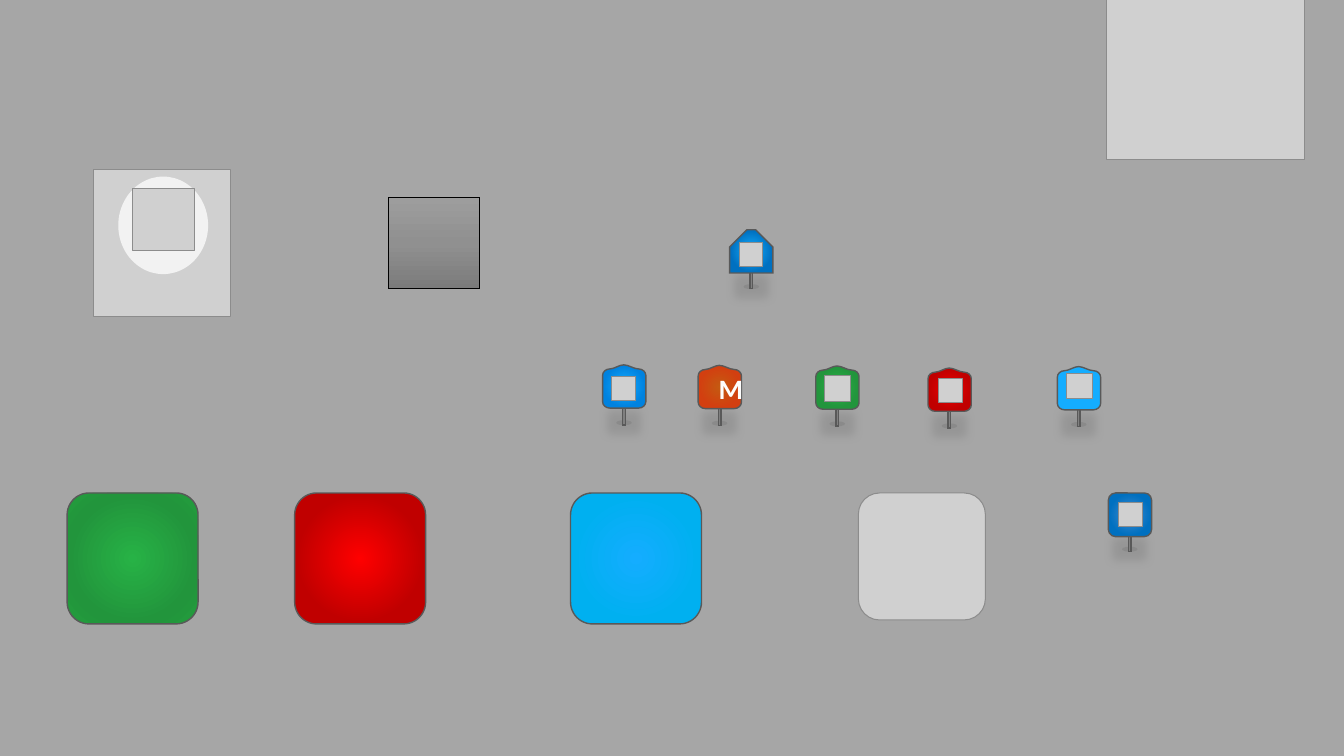
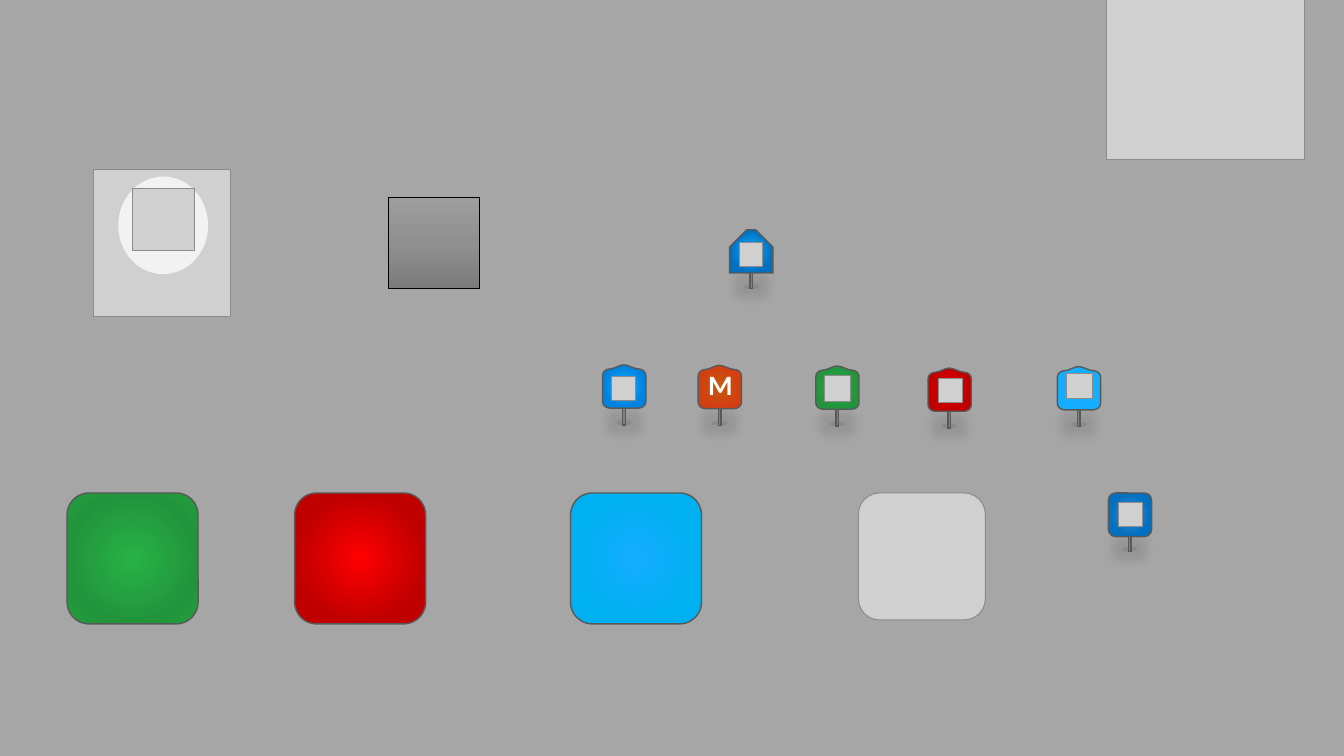
Before and after one commit to antenehs/Commuter, a slide deck: slide 13 of Reitti/Pictures/Pictures.pptx. Drawn at 1344x756 pixels with LibreOffice and Linux fonts; fonts in the diff are those of the drawing; grey boxes stand for pictures. Boxes give left, top, right and bottom in pixels: in the first picture for what was removed or moved away, otherwise in the second. Text is boxed around its words. In the diff, an @@ line names an element or a change of style, - is before the commit and + after.

```diff
--- a/Reitti/Pictures/Pictures.pptx
+++ b/Reitti/Pictures/Pictures.pptx
@@ text "M" rewrapped from [719,376,743,406] to [708,377,732,395] @@
```
Also in this commit, not shown: 1 other slide changed, 3 slides added, 43 other files.
